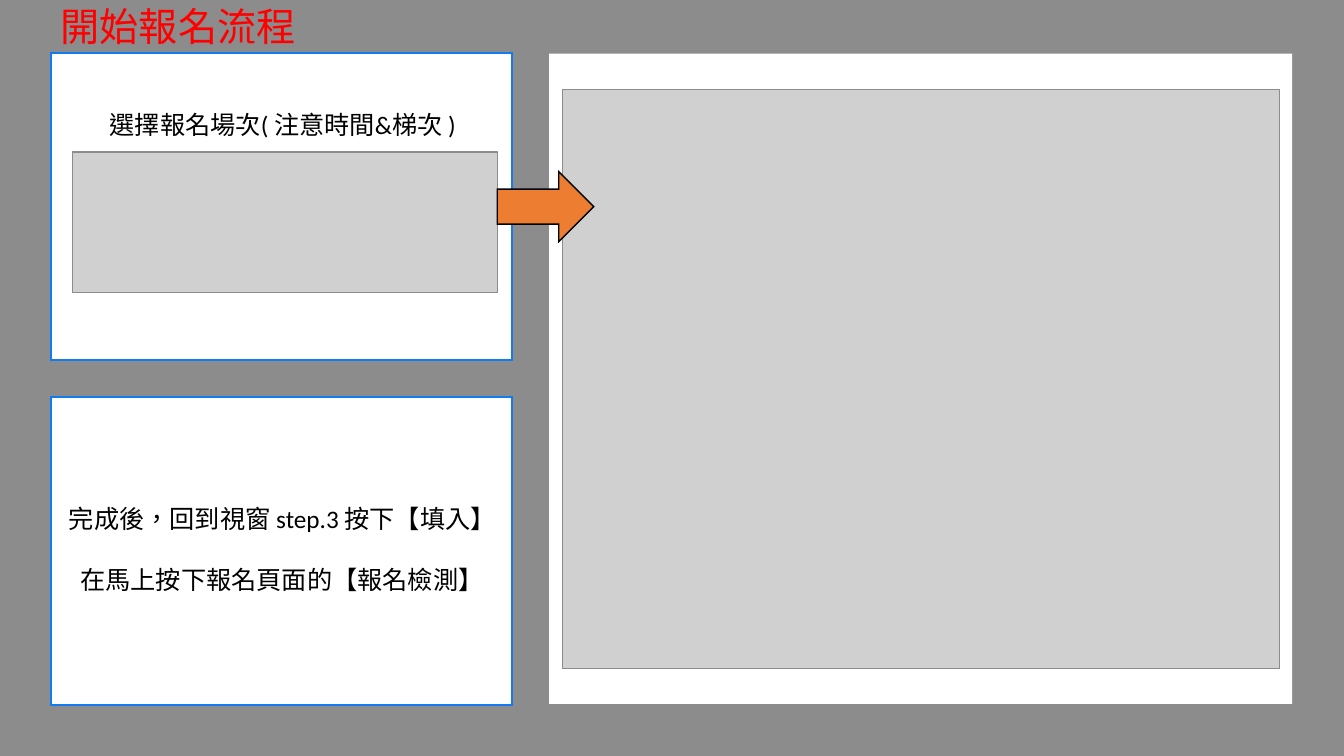
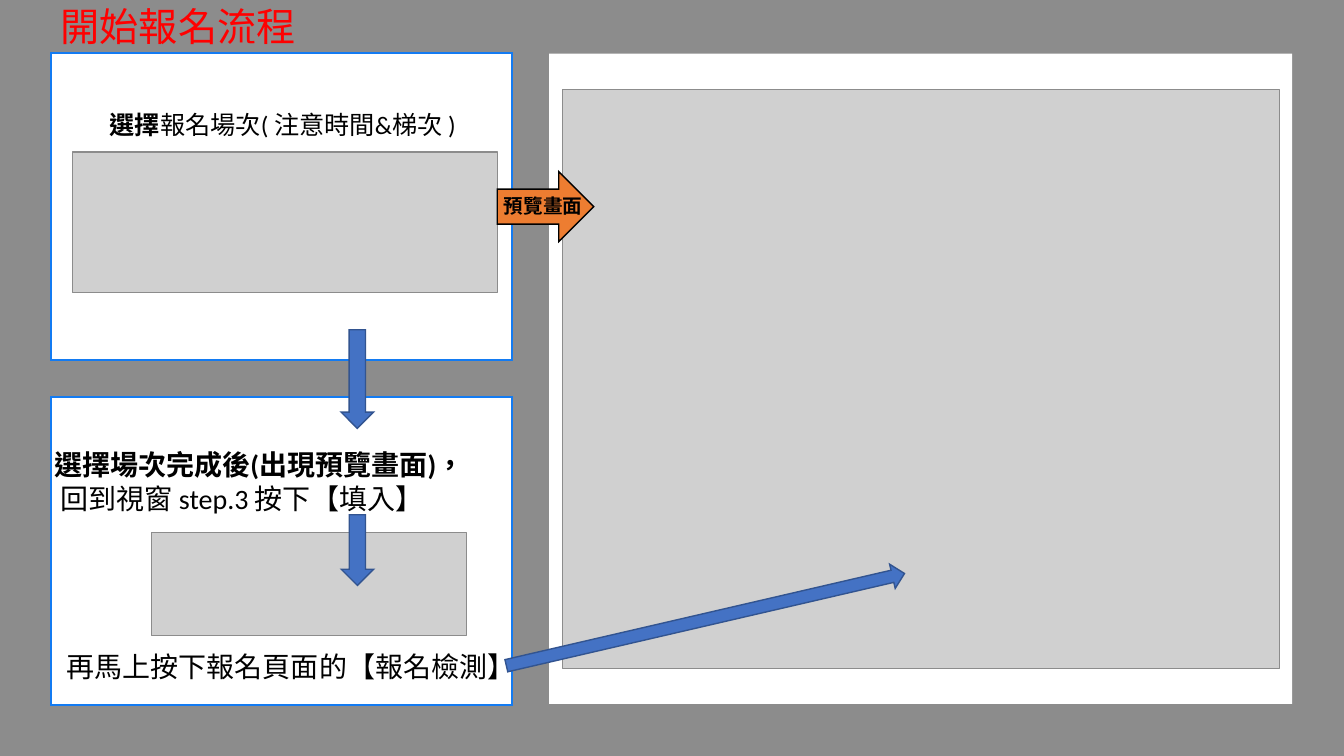
Before and after one commit to Suifeng0214/SignUpHelper, a slide deck: slide 6 of 資訊星球報告.pptx. Drawn at 1344x756 pixels with LibreOffice and Linux fonts; fonts in the diff are those of the drawing; grey boxes stand for pictures. Boxes give left, top, right and bottom in pixels: in the first picture for what was removed or moved away, otherwise in the second. Text is boxed around its words. In the diff, an @@ line names an element or a change of style, - is before the commit and + after.

```diff
--- a/資訊星球報告.pptx
+++ b/資訊星球報告.pptx
@@ text "選擇報名場次( 注意時間&梯次 )" at [110, 112, 442, 137]: bold on in "選擇報名場次(" @@
@@ text added at [504, 192, 582, 218], 14 pt, text #000000, bold @@
+預覽畫面
@@ down arrow added at [341, 330, 373, 429], fill #4472C4, outline #325491 1 pt @@
@@ text at [54, 451, 516, 685]: text changed; size 18 to 20 pt @@
-完成後，回到視窗 step.3 按下【填入】
-在馬上按下報名頁面的【報名檢測】
+選擇場次完成後(出現預覽畫面)，
+回到視窗 step.3 按下【填入】
+再馬上按下報名頁面的【報名檢測】
@@ picture added at [151, 533, 466, 636] @@
@@ down arrow added at [342, 515, 374, 586], fill #4472C4, outline #325491 1 pt @@
@@ right arrow added at [503, 561, 907, 678], fill #4472C4, outline #325491 1 pt @@
```
Also in this commit, not shown: 1 other slide changed, 2 slides added, 1 slide removed, 4 other files.
